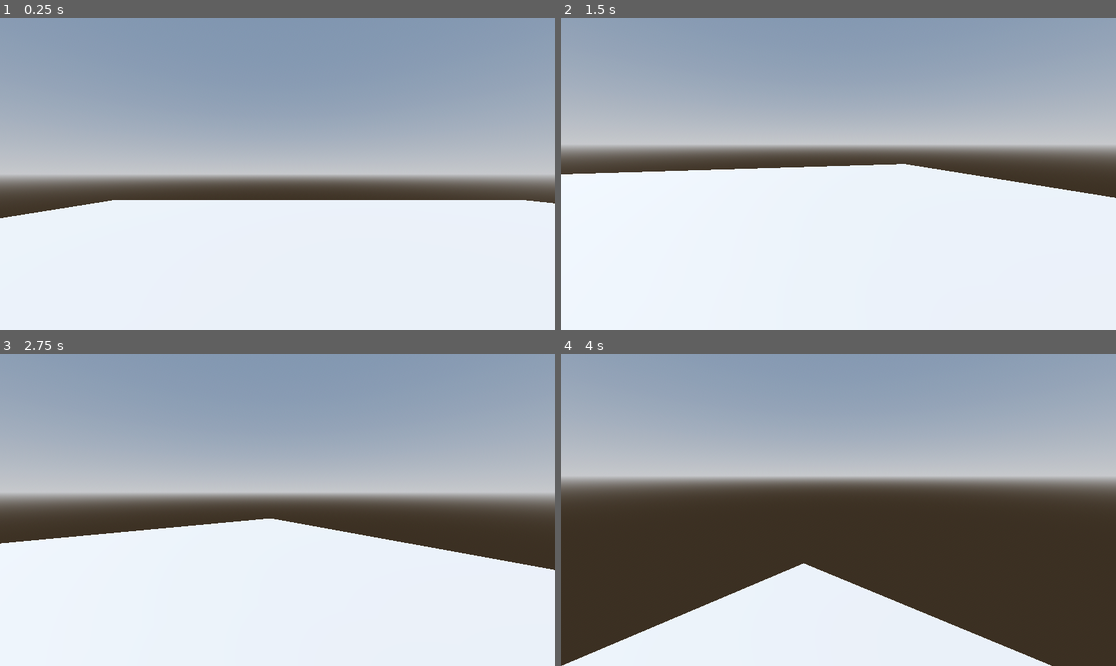
Above: before the commit, frames 1-4 (two rows, left to right).
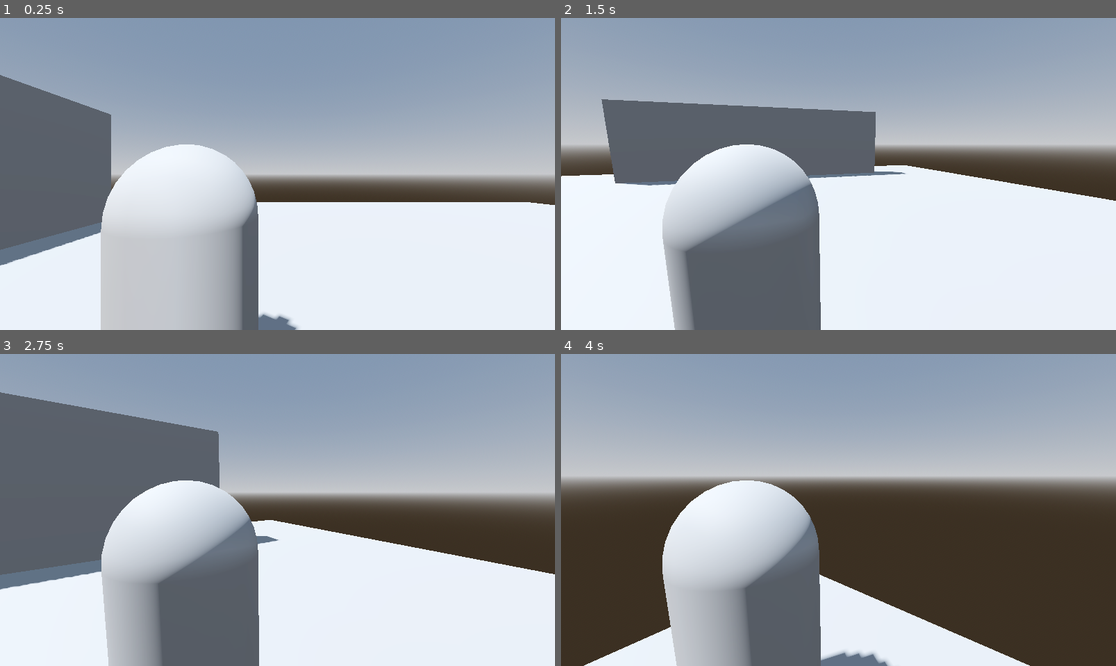
Above: after the commit, the same moments.

Repository: cheskya/ISCS3014-Project5
Game: Godot game, scene res://main.tscn
Two runs of this game, one before a commit and one after it. Both use one fixed random seed, a clock stepped at 60 frames per second and the inputs below.
Inputs (mouse positions are in pixels of both pictures, inside the frame that each line leads up to):
- Up to frame 1 (0.25 s): no input
- Up to frame 2 (1.5 s): tap Enter at 0.5 s; move the mouse to (960, 158) at 0.52 s; press the mouse at (960, 158) at 0.53 s; hold D (move_right) 0.53-1.28 s; move the mouse to (810, 174) at 1.27 s; release the mouse at (810, 174) at 1.28 s; hold W (move_forward) from 1.28 s (still down); click (810, 174) at 1.35 s
- Up to frame 3 (2.75 s): keep holding W (move_forward); move the mouse to (288, 503) at 2.02 s; press the mouse at (288, 503) at 2.03 s
- Up to frame 4 (4 s): keep holding W (move_forward); move the mouse to (832, 516) at 2.77 s; release the mouse at (832, 516) at 2.78 s; click (832, 516) at 2.85 s; move the mouse to (877, 513) at 3.52 s; press the mouse at (877, 513) at 3.53 s

The runs differ from the first frame. In frame 1, 24% of the frame differs, in the area x 0-100%, y 18-100%; in frame 2, 24%; in frame 3, 30%, in the area x 0-100%, y 12-100%; in frame 4, 17%.

Commit message:
Add temporary mesh for player

Diff:
--- a/main.tscn
+++ b/main.tscn
@@ -24,6 +24,10 @@
 transform = Transform3D(-0.866025, -0.433013, 0.25, 0, 0.5, 0.866025, -0.5, 0.75, -0.433013, 0, 7.1, 0)
 shadow_enabled = true
 
+[node name="CSGBox3D2" type="CSGBox3D" parent="."]
+transform = Transform3D(1, 0, 0, 0, 5.32, 0, 0, 0, 14.62, 10.3, 2.5, 0.240967)
+use_collision = true
+
 [node name="CSGBox3D" type="CSGBox3D" parent="."]
 transform = Transform3D(1, 0, 0, 0, 1, 0, 0, 0, 1, 0.5, 0.5, 0.240967)
 use_collision = true
--- a/scenes/player/player.gd
+++ b/scenes/player/player.gd
@@ -13,7 +13,7 @@
 
 @onready var _camera_pivot: Node3D = %CameraPivot
 @onready var _camera: Camera3D = %Camera3D
-@onready var _skin = %Armature
+@onready var _skin = %MeshInstance3D
 
 
 func _input(event: InputEvent) -> void:
--- a/scenes/player/player.tscn
+++ b/scenes/player/player.tscn
@@ -1,21 +1,23 @@
-[gd_scene load_steps=4 format=3 uid="uid://burbtobjhspw0"]
+[gd_scene load_steps=5 format=3 uid="uid://burbtobjhspw0"]
 
 [ext_resource type="PackedScene" uid="uid://ccrly1uq67yuj" path="res://addons/player/Player.glb" id="1_kk6w3"]
 [ext_resource type="Script" path="res://scenes/player/player.gd" id="2_87ker"]
 
 [sub_resource type="CapsuleShape3D" id="CapsuleShape3D_6bw2b"]
-radius = 0.3
-height = 1.8
+radius = 0.466373
+height = 2.01157
+
+[sub_resource type="CapsuleMesh" id="CapsuleMesh_yykcf"]
 
 [node name="Player" instance=ExtResource("1_kk6w3")]
 script = ExtResource("2_87ker")
 
 [node name="Armature" parent="." index="0"]
 unique_name_in_owner = true
+visible = false
 
 [node name="Skeleton3D" parent="Armature" index="0"]
 bones/0/rotation = Quaternion(-0.50054, 0.49946, 0.50054, 0.49946)
-bones/0/scale = Vector3(1, 1, 1)
 bones/1/rotation = Quaternion(-6.45211e-11, -1.23089e-10, -0.00908979, 0.999959)
 bones/2/rotation = Quaternion(-3.52458e-10, 1.93528e-10, -0.70065, 0.713505)
 bones/2/scale = Vector3(1, 1, 1)
@@ -49,3 +51,9 @@
 [node name="Camera3D" type="Camera3D" parent="CameraPivot" index="0"]
 unique_name_in_owner = true
 transform = Transform3D(-1, 0, -1.19209e-07, 0, 1, 0, 1.19209e-07, 0, -1, -0.6, 0.3, -1.4)
+
+[node name="MeshInstance3D" type="MeshInstance3D" parent="." index="3"]
+unique_name_in_owner = true
+transform = Transform3D(0.93, 0, 0, 0, 1, 0, 0, 0, 0.93, 0, 0.9, 0)
+mesh = SubResource("CapsuleMesh_yykcf")
+skeleton = NodePath("../CollisionShape3D")
